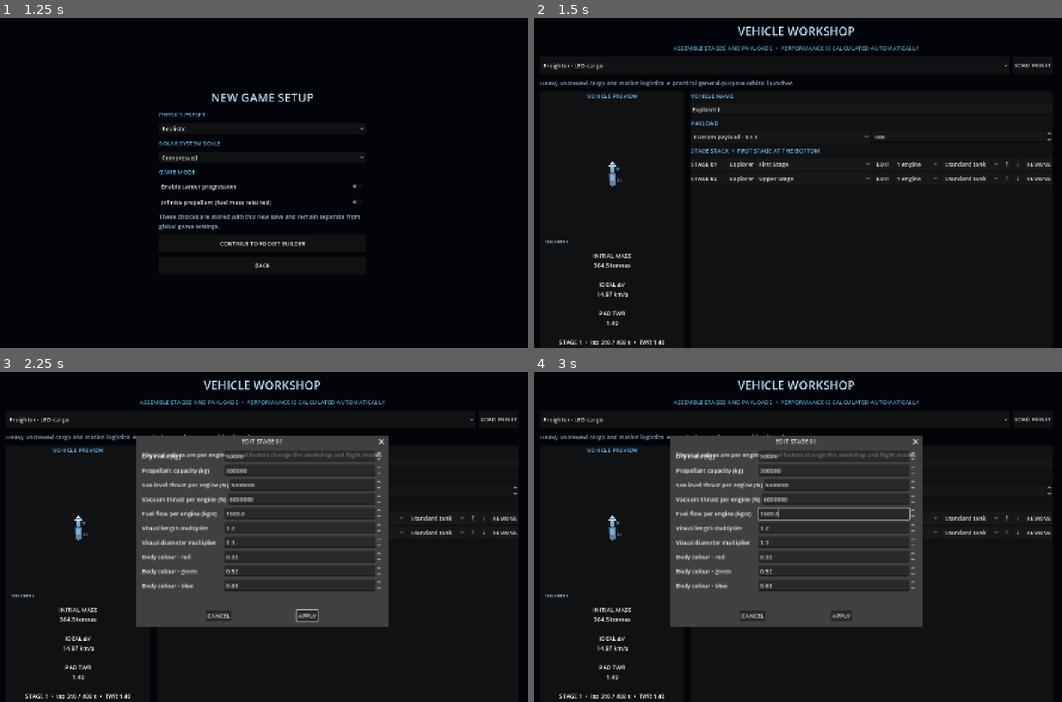
Above: before the commit, frames 1-4 (two rows, left to right).
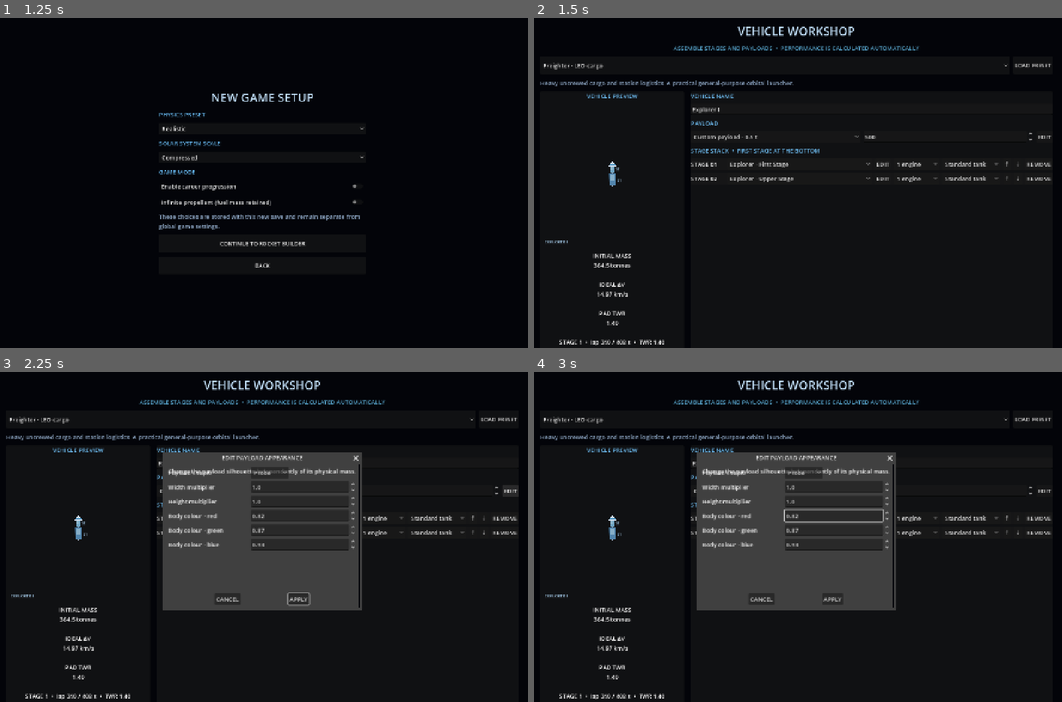
Above: after the commit, the same moments.

Repository: Blagos1195/Gravity-simulator
Game: Godot game, scene res://scenes/main.tscn
Same seed, same stepped clock (60 frames per second), same inputs: the game is played once before the commit and once after it.
Inputs:
- Up to frame 1 (1.25 s): click "NEW GAME" at 0.5 s
- Up to frame 2 (1.5 s): click "CONTINUE TO ROCKET BUILDER" at 1.25 s
- Up to frame 3 (2.25 s): click "EDIT" at 2 s
- Up to frame 4 (3 s): click "EDIT" at 2.75 s

Frame 1 is identical in both runs. In frame 2, less than 0.1% of the frame differs, in the area x 60-98%, y 34-38%; in frame 3, 12%; in frame 4, 13%, in the area x 25-98%, y 19-78%.

Commit message:
Add payload appearance editing to the workshop (#23)
* Add in-workshop payload appearance editor

* Test editing payload appearance in workshop

* Document workshop payload appearance editing

* Type payload colour channel key explicitly

Diff:
--- a/Gravity/scripts/main.gd
+++ b/Gravity/scripts/main.gd
@@ -413,6 +413,11 @@
 		_update_design_stats()
 	)
 	payload_row.add_child(payload_mass_input)
+	var payload_edit_button := Button.new()
+	payload_edit_button.text = "EDIT"
+	payload_edit_button.tooltip_text = "Edit the payload's shape, proportions and colour."
+	payload_edit_button.pressed.connect(_show_payload_editor)
+	payload_row.add_child(payload_edit_button)
 	payload_selector.item_selected.connect(func(index: int):
 		var selected_payload_option: Dictionary = payload_selector.get_item_metadata(index)
 		rocket_design["payload_mass"] = float(selected_payload_option.mass)
@@ -573,6 +578,99 @@
 	_update_design_stats()
 
 
+func _show_payload_editor() -> void:
+	var visual: Dictionary = rocket_design.get("payload_visual", {}).duplicate(true)
+	var visual_type := str(visual.get("visual_type", rocket_design.get("payload_type", "probe")))
+	if not ["probe", "crew", "satellite", "cargo"].has(visual_type):
+		visual_type = "probe"
+	var dialog := ConfirmationDialog.new()
+	dialog.title = "EDIT PAYLOAD APPEARANCE"
+	dialog.dialog_text = "Change the payload silhouette independently of its physical mass."
+	dialog.min_size = Vector2i(500, 390)
+	var content := VBoxContainer.new()
+	content.add_theme_constant_override("separation", 8)
+	dialog.add_child(content)
+	var type_row := HBoxContainer.new()
+	var type_label := Label.new()
+	type_label.text = "Payload shape"
+	type_label.custom_minimum_size.x = 220
+	type_row.add_child(type_label)
+	var type_selector := OptionButton.new()
+	for option in ["probe", "crew", "satellite", "cargo"]:
+		type_selector.add_item(option.capitalize())
+		type_selector.set_item_metadata(type_selector.item_count - 1, option)
+	var selected_type_index := ["probe", "crew", "satellite", "cargo"].find(visual_type)
+	type_selector.select(maxi(0, selected_type_index))
+	type_row.add_child(type_selector)
+	content.add_child(type_row)
+	var color: Variant = visual.get("visual_color_rgb", [0.82, 0.87, 0.93])
+	if not color is Array or color.size() != 3:
+		color = [0.82, 0.87, 0.93]
+	var fields := [
+		{"key": "visual_width_factor", "label": "Width multiplier", "step": 0.05, "minimum": 0.25, "maximum": 4.0, "default_value": float(visual.get("visual_width_factor", 1.0))},
+		{"key": "visual_height_factor", "label": "Height multiplier", "step": 0.05, "minimum": 0.25, "maximum": 4.0, "default_value": float(visual.get("visual_height_factor", 1.0))},
+		{"key": "visual_color_r", "label": "Body colour · red", "step": 0.01, "minimum": 0.0, "maximum": 1.0, "default_value": float(color[0])},
+		{"key": "visual_color_g", "label": "Body colour · green", "step": 0.01, "minimum": 0.0, "maximum": 1.0, "default_value": float(color[1])},
+		{"key": "visual_color_b", "label": "Body colour · blue", "step": 0.01, "minimum": 0.0, "maximum": 1.0, "default_value": float(color[2])}
+	]
+	var inputs: Dictionary = {}
+	for field in fields:
+		var row := HBoxContainer.new()
+		var label := Label.new()
+		label.text = str(field.label)
+		label.custom_minimum_size.x = 220
+		row.add_child(label)
+		var input := SpinBox.new()
+		input.min_value = float(field.minimum)
+		input.max_value = float(field.maximum)
+		input.step = float(field.step)
+		input.value = float(field.default_value)
+		input.size_flags_horizontal = Control.SIZE_EXPAND_FILL
+		input.tooltip_text = str(field.key)
+		row.add_child(input)
+		content.add_child(row)
+		inputs[str(field.key)] = input
+	dialog.get_ok_button().text = "APPLY"
+	dialog.get_cancel_button().text = "CANCEL"
+	dialog.confirmed.connect(func():
+		var values: Dictionary = {"visual_type": str(type_selector.get_item_metadata(type_selector.selected))}
+		for key in inputs:
+			values[key] = inputs[key].value
+		_apply_payload_editor_values(values)
+		dialog.queue_free()
+	)
+	dialog.canceled.connect(func():
+		dialog.queue_free()
+	)
+	dialog.close_requested.connect(func():
+		dialog.queue_free()
+	)
+	add_child(dialog)
+	dialog.popup_centered()
+
+
+func _apply_payload_editor_values(values: Dictionary) -> void:
+	var visual: Dictionary = rocket_design.get("payload_visual", {}).duplicate(true)
+	var visual_type := str(values.get("visual_type", visual.get("visual_type", rocket_design.get("payload_type", "probe"))))
+	if not ["probe", "crew", "satellite", "cargo"].has(visual_type):
+		return
+	visual["visual_type"] = visual_type
+	for key in ["visual_width_factor", "visual_height_factor"]:
+		if values.has(key):
+			visual[key] = clampf(float(values[key]), 0.25, 4.0)
+	var color: Variant = visual.get("visual_color_rgb", [0.82, 0.87, 0.93])
+	if not color is Array or color.size() != 3:
+		color = [0.82, 0.87, 0.93]
+	color = color.duplicate()
+	for channel in range(3):
+		var key: String = ["visual_color_r", "visual_color_g", "visual_color_b"][channel]
+		if values.has(key):
+			color[channel] = clampf(float(values[key]), 0.0, 1.0)
+	visual["visual_color_rgb"] = color
+	rocket_design["payload_visual"] = visual
+	_update_design_stats()
+
+
 func _show_stage_editor(stage_index: int) -> void:
 	if stage_index < 0 or stage_index >= rocket_design["stages"].size():
 		return
--- a/Gravity/tests/rocket_builder_ui_test.gd
+++ b/Gravity/tests/rocket_builder_ui_test.gd
@@ -24,6 +24,26 @@
 		payload_input.value_changed.emit(payload_input.value)
 	assert(is_equal_approx(float(main.rocket_design.payload_mass), 1200.0))
 	assert(main.design_error_label.text == "DESIGN VALID")
+	main._show_payload_editor()
+	var payload_dialog: ConfirmationDialog
+	for child in main.get_children():
+		if child is ConfirmationDialog and child.title == "EDIT PAYLOAD APPEARANCE":
+			payload_dialog = child
+			break
+	assert(is_instance_valid(payload_dialog))
+	main._apply_payload_editor_values({
+		"visual_type": "cargo",
+		"visual_width_factor": 1.4,
+		"visual_height_factor": 1.2,
+		"visual_color_r": 0.11,
+		"visual_color_g": 0.22,
+		"visual_color_b": 0.33
+	})
+	assert(main.rocket_design.payload_visual.visual_type == "cargo")
+	assert(is_equal_approx(float(main.rocket_design.payload_visual.visual_width_factor), 1.4))
+	assert(main.rocket_design.payload_visual.visual_color_rgb == [0.11, 0.22, 0.33])
+	assert(main.design_error_label.text == "DESIGN VALID")
+	payload_dialog.free()
 	main._show_stage_editor(0)
 	var stage_dialog: ConfirmationDialog
 	for child in main.get_children():
Not shown, changed: Gravity/MODDING.md
